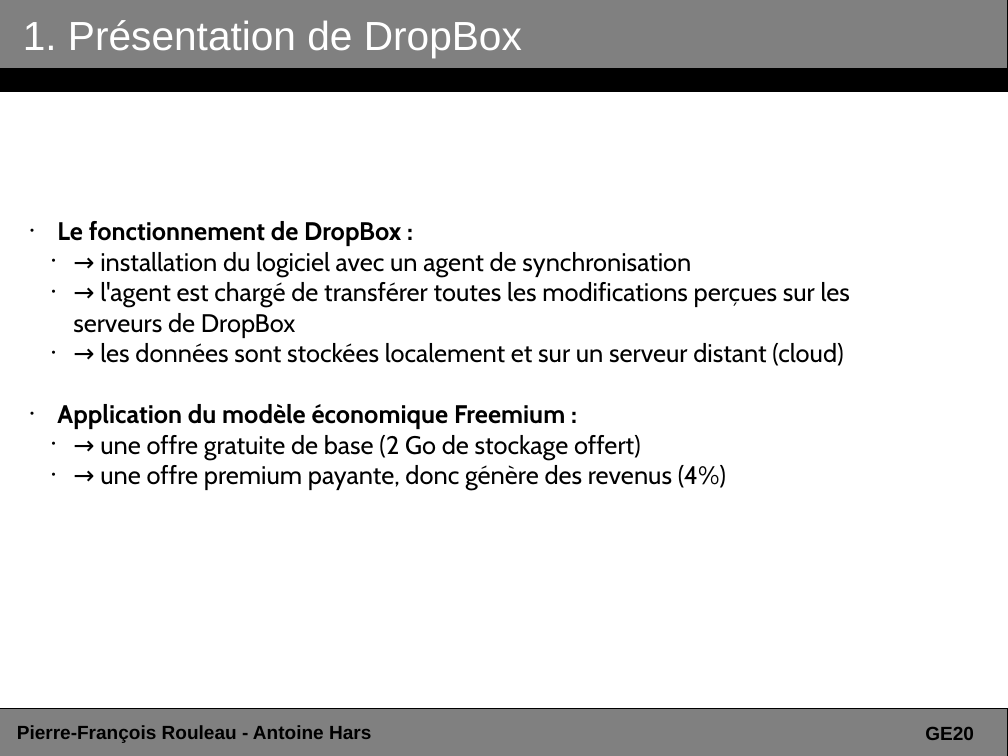
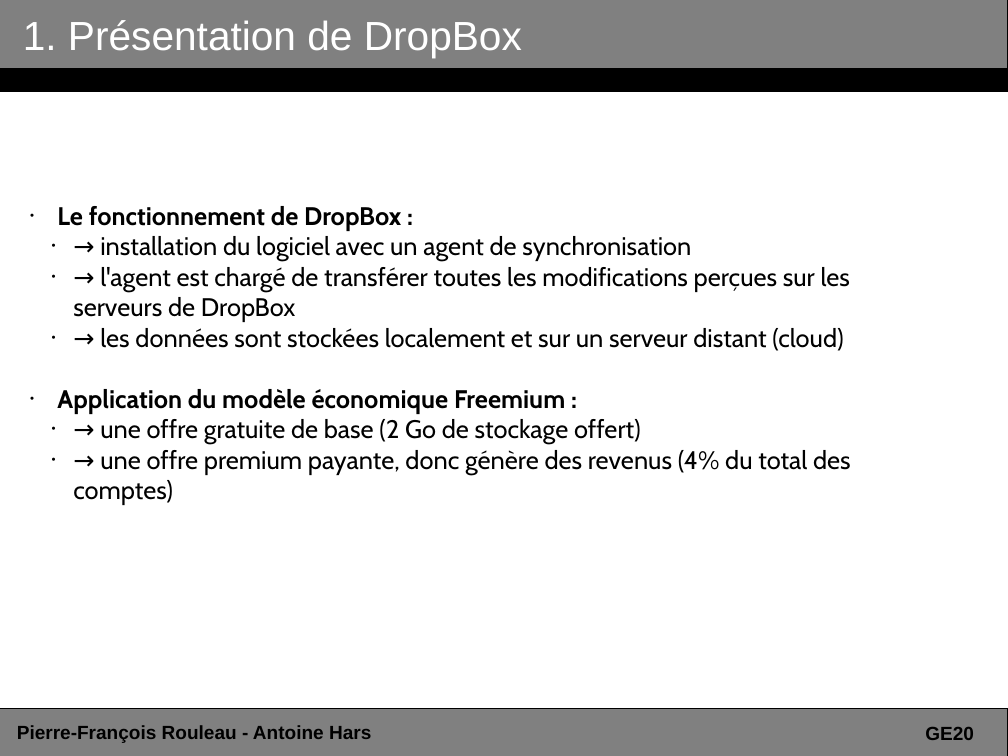
Before and after one commit to ahars/ge20, a slide deck: slide 7 of presentation_dropbox.odp (slide 6 before the commit). Drawn at 1008x756 pixels with LibreOffice and Linux fonts; fonts in the diff are those of the drawing. Boxes give left, top, right and bottom in pixels: in the first picture for what was removed or moved away, otherwise in the second. Text is boxed around its words. In the diff, an @@ line names an element or a change of style, - is before the commit and + after.

```diff
--- a/presentation_dropbox.odp
+++ b/presentation_dropbox.odp
@@ subtitle at (73, 450, 851, 505): text changed @@
-  • → une offre premium payante, donc génère des revenus (4%)
+  • → une offre premium payante, donc génère des revenus (4% du total des comptes)
```
Also in this commit, not shown: 2 other slides changed, 8 slides added, 9 other files.
